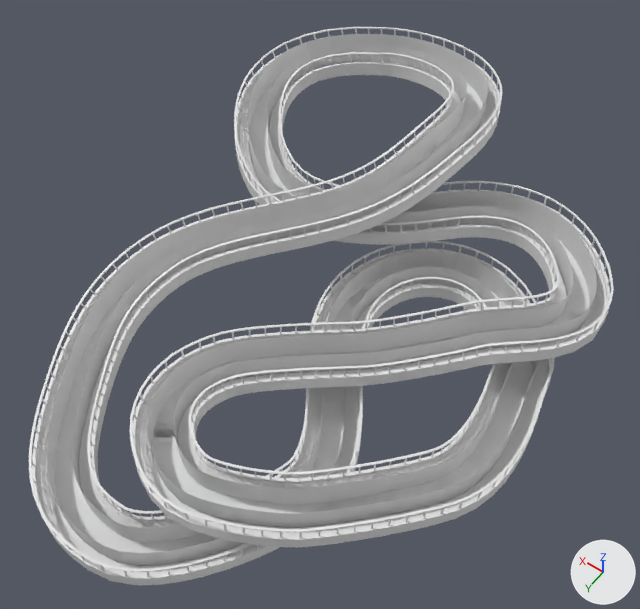
The Blender file raw_assets/level-track.blend, before and after one commit.
Both versions are drawn from a camera (50 mm lens) standing at (-335.0, 670.0, 951.0) and looking at (91.0, 73.0, 13.0). Every picture has the same lights, and +X, +Y and +Z are marked at lower right.

In view in the first picture: 'Border (on top of pillars)', 'Pillars', 'Road', 'Stands', 'TrackCollider'.
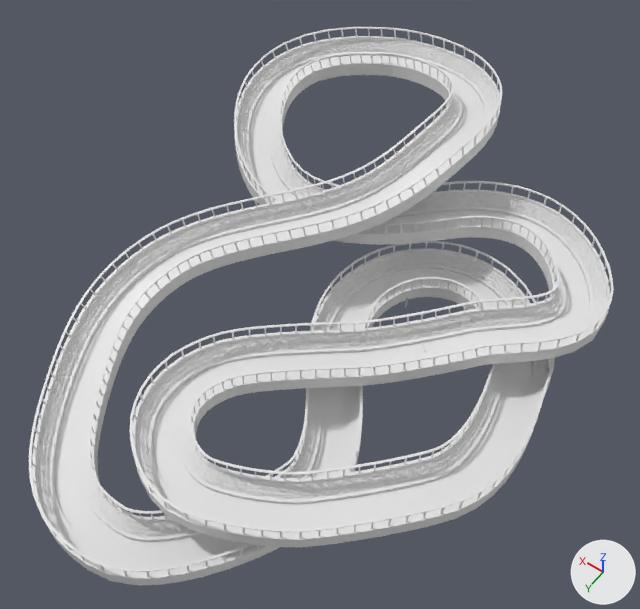
What differs and where, as boxes (x1, y1, x2, y2) in the pictures (640 x 609 px):
'TrackCollider', hidden: before (46, 34, 597, 566)
'Pillar.002', added: after (420, 342, 426, 352)
'Road', unchanged, uncovered by the edit: before (55, 86, 588, 550); after (54, 55, 590, 566)

The change in detail:
Material 'Material.007' (mat_material_007) is new.
Its base color is (0.8, 0.8, 0.8) (white #e7e7e7).
Mesh me_cube_011 is new.
It has 110 vertices, 102 faces and spans x -1.5..1.6, y -1.4..1.8, z 0.1..16.7.
It uses material mat_material_007 (white #e7e7e7).
Object 'TrackCollider' (ob_trackcollider) is now hidden.
Object 'Pillar.002' (ob_pillar_002) is new; it shows me_cube_011.
Its location is (-47.0, 38.0, -1.0).
Its rotation in degrees is (-85, -31, 50).
